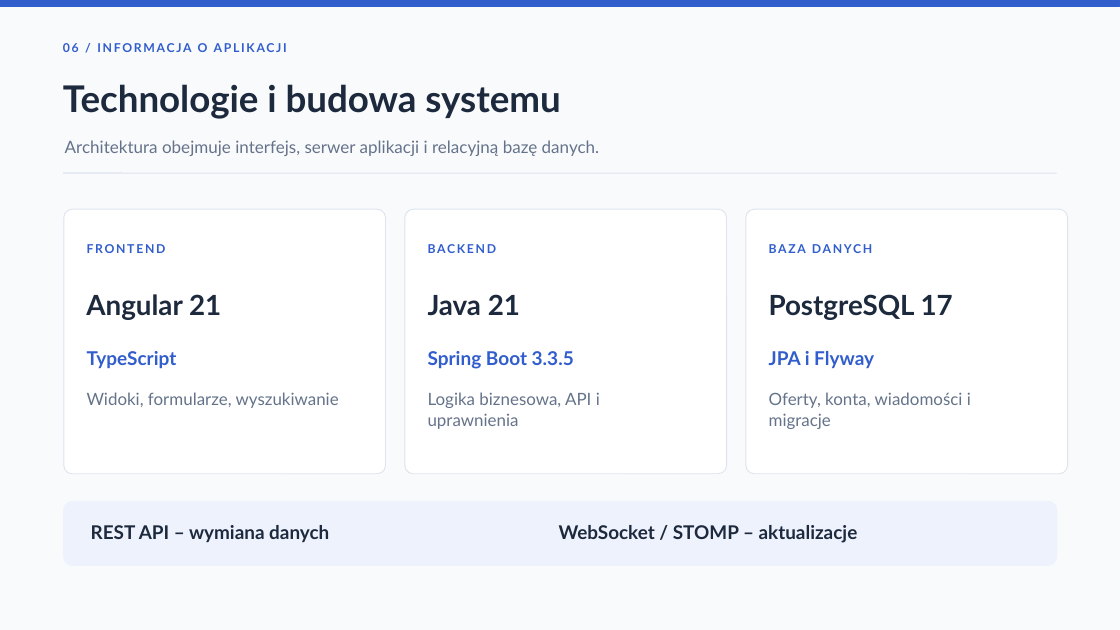
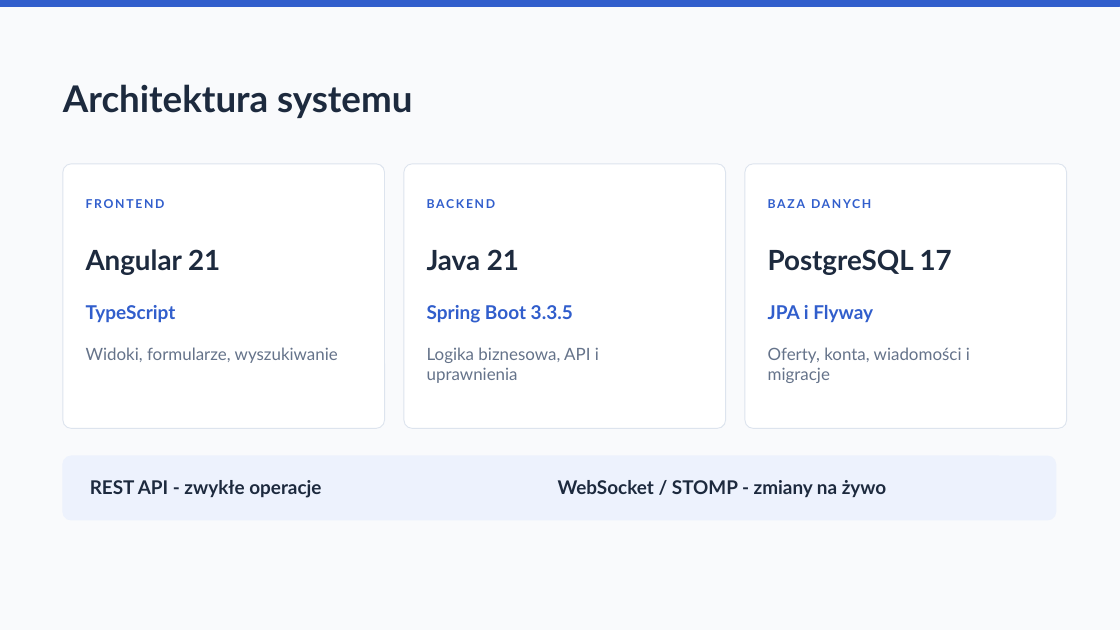
Before and after one commit to persi05/MargoMarket2, a slide deck: slide 7 of MargoMarket_FINAL_2026.pptx. Drawn at 1120x630 pixels with LibreOffice and Linux fonts; fonts in the diff are those of the drawing. Boxes give left, top, right and bottom in pixels: in the first picture for what was removed or moved away, otherwise in the second. Text is boxed around its words. In the diff, an @@ line names an element or a change of style, - is before the commit and + after.

```diff
--- a/MargoMarket_FINAL_2026.pptx
+++ b/MargoMarket_FINAL_2026.pptx
@@ text removed at [63,43,287,52] @@
-06 / INFORMACJA O APLIKACJI
@@ text at [63,84,412,118]: text changed @@
-Technologie i budowa systemu
+Architektura systemu
@@ text removed at [65,140,600,156] @@
-Architektura obejmuje interfejs, serwer aplikacji i relacyjną bazę danych.
@@ line removed from (63, 173) to (1057, 173) @@
@@ 12 texts, 4 rounded rectangles: place and size @@
-12 texts, 4 rounded rectangles at [64,209,1068,565]
+12 texts, 4 rounded rectangles at [63,164,1067,520]
@@ text at [90,480,321,498]: text changed @@
-REST API – wymiana danych
+REST API - zwykłe operacje
@@ text at [558,480,887,497]: text changed @@
-WebSocket / STOMP – aktualizacje
+WebSocket / STOMP - zmiany na żywo
```
Also in this commit, not shown: 9 other slides changed, 8 slides added, 9 slides removed, 1 other file.
